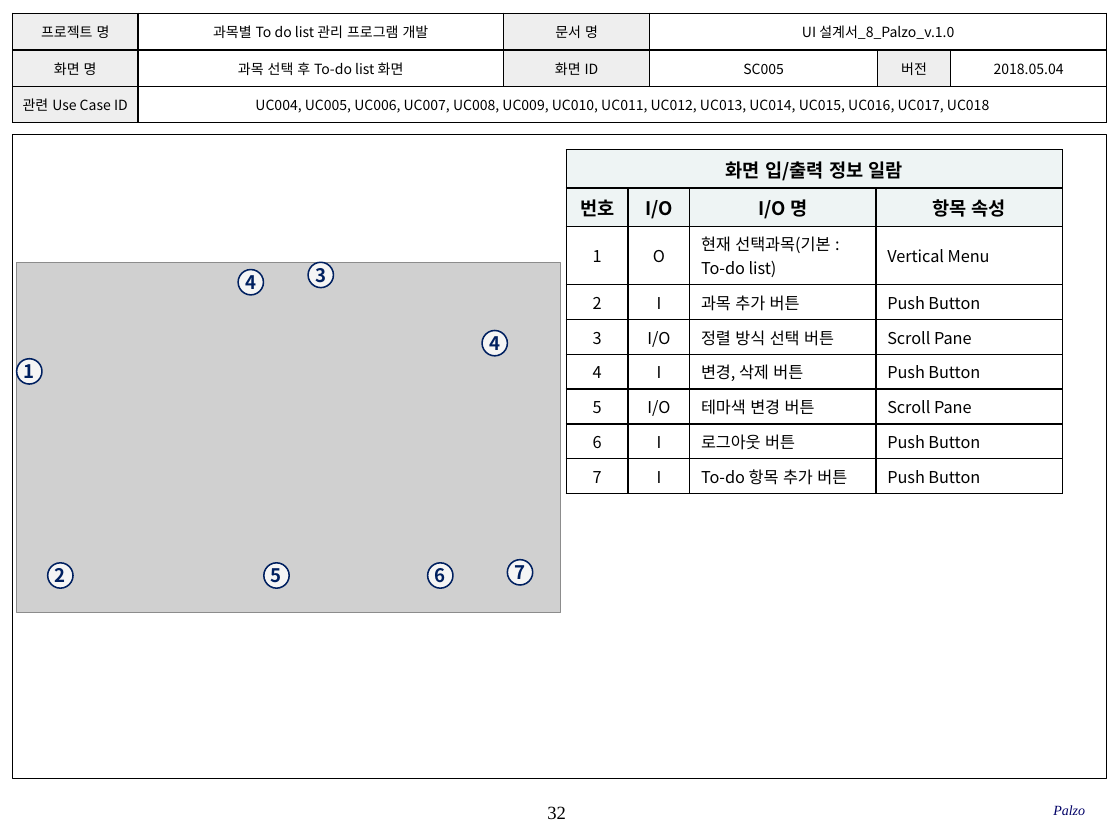
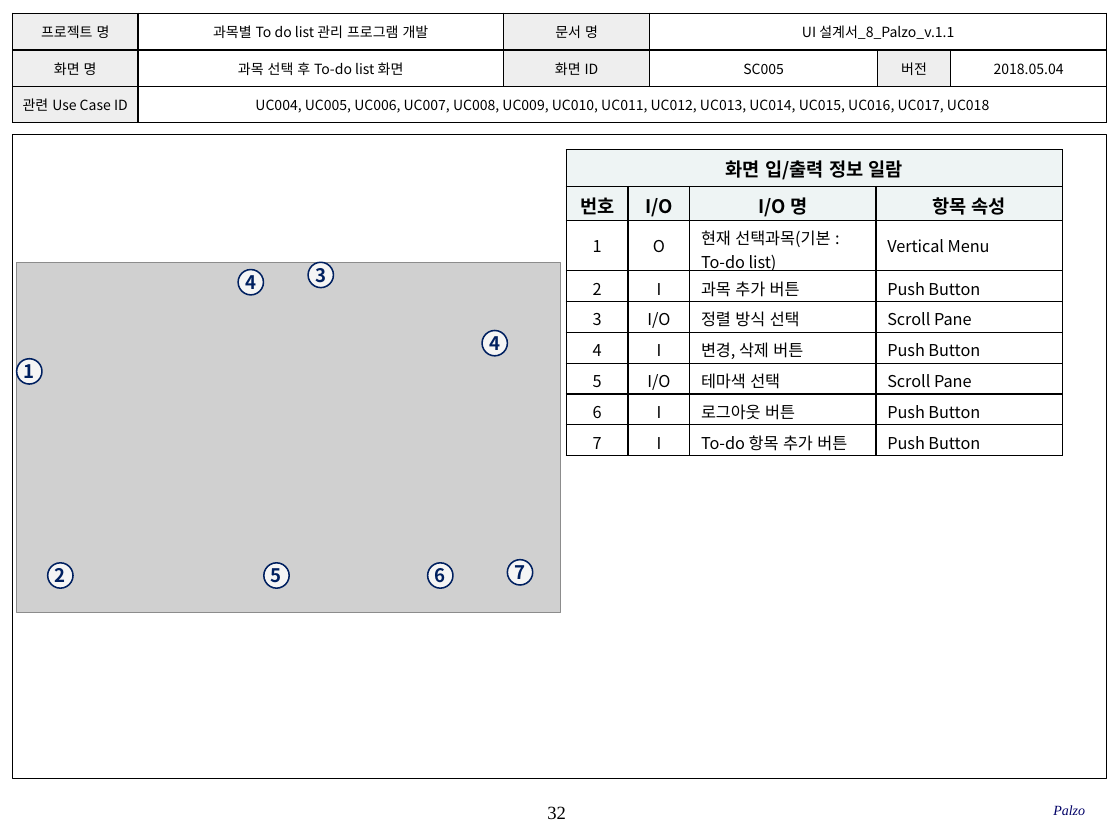
Before and after one commit to SMU-SE-Admin/18-1_8_PALZO_Doc, a slide deck: slide 32 of 03 설계/UI 설계서_8_Palzo.pptx. Drawn at 1120x840 pixels with LibreOffice and Linux fonts; fonts in the diff are those of the drawing; grey boxes stand for pictures; background and template pictures are left out. Boxes give left, top, right and bottom in pixels: in the first picture for what was removed or moved away, otherwise in the second. Text is boxed around its words. In the diff, an @@ line names an element or a change of style, - is before the commit and + after.

Commit message:
#1102 UI 설계서 작성
작성 항목 확인 및 점검, 보완사항 추가

```diff
--- a/03 설계/UI 설계서_8_Palzo.pptx
+++ b/03 설계/UI 설계서_8_Palzo.pptx
@@ table at (x1=12, y1=13, x2=1105, y2=123) @@
-row 1, column 4: UI 설계서_8_Palzo_v.1.0
+row 1, column 4: UI 설계서_8_Palzo_v.1.1
@@ table at (x1=567, y1=150, x2=1062, y2=456) @@
-row 5, column 3: 정렬 방식 선택 버튼
+row 5, column 3: 정렬 방식 선택
-row 7, column 3: 테마색 변경 버튼
+row 7, column 3: 테마색 선택
```
Also in this commit, not shown: 39 other slides changed.
